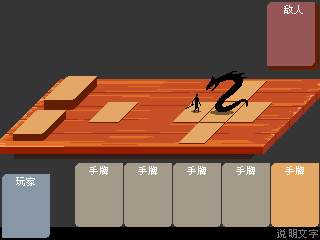
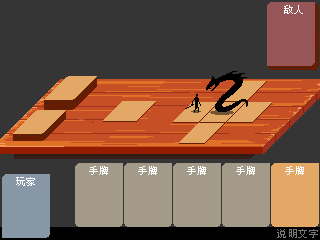
Before/after of a (320, 240) layered artwork. What changed in the layer stack:
painted on "图层 1 拷贝 3" over [12, 101, 156, 123]
